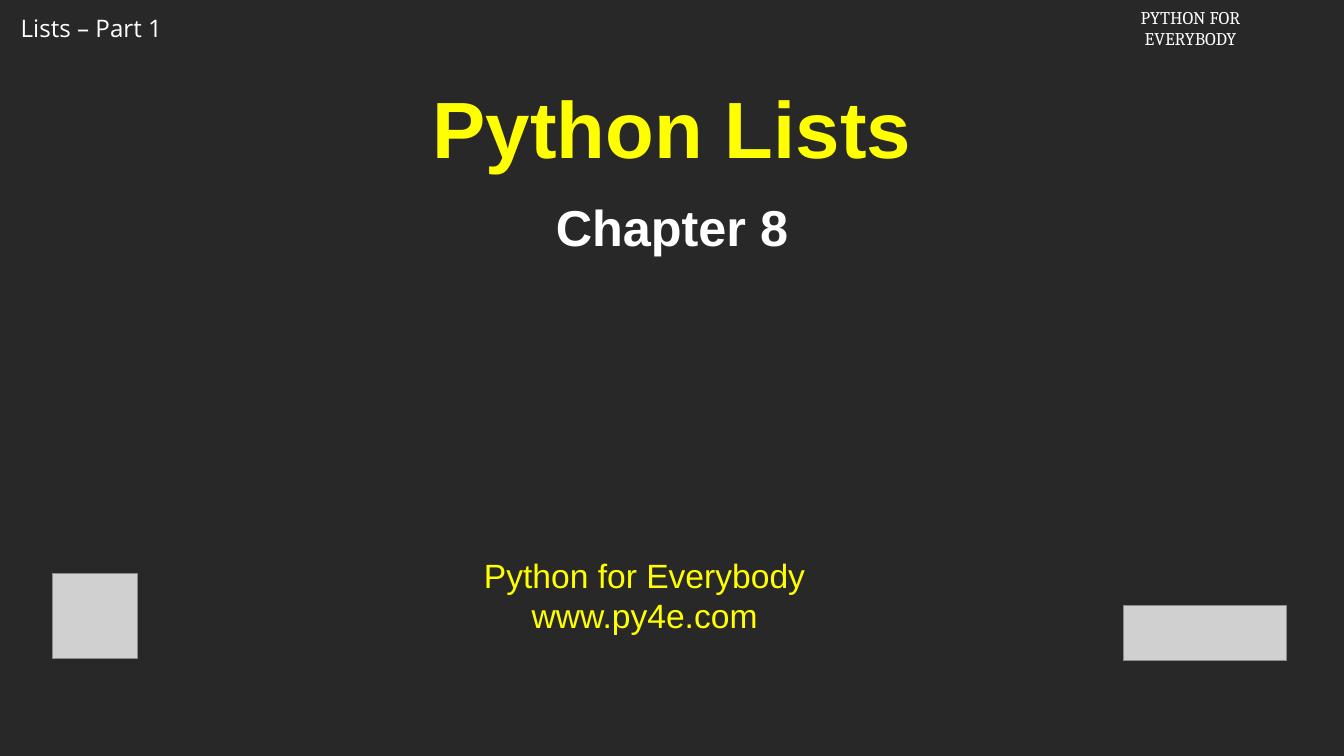
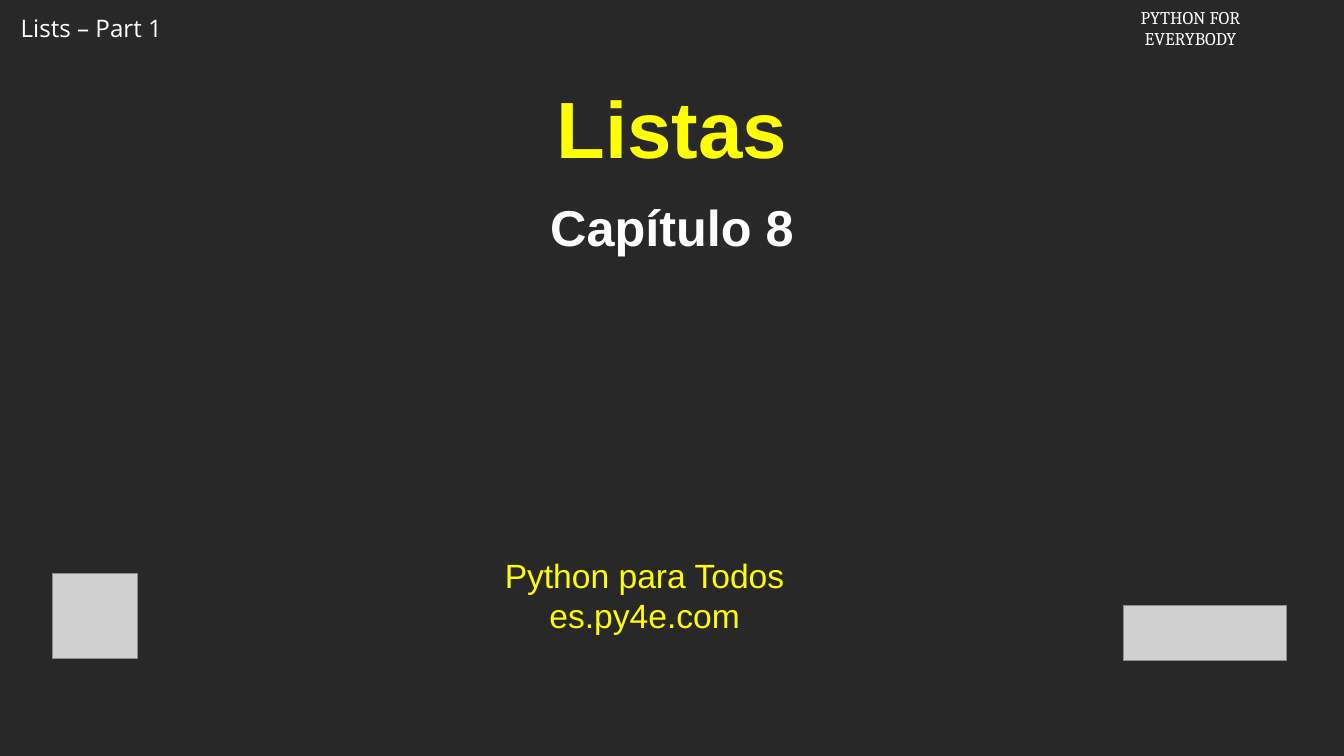
Before and after one commit to csev/py4e, a slide deck: slide 1 of ai/8.1.pptx. Drawn at 1344x756 pixels with LibreOffice and Linux fonts; fonts in the diff are those of the drawing; grey boxes stand for pictures; background and template pictures are left out. Boxes give left, top, right and bottom in pixels: in the first picture for what was removed or moved away, otherwise in the second. Text is boxed around its words. In the diff, an @@ line names an element or a change of style, - is before the commit and + after.

Commit message:
Translate chapter ai/8.1
Translate ai/8.1.pptx to Spanish

```diff
--- a/ai/8.1.pptx
+++ b/ai/8.1.pptx
@@ title at [557, 100, 787, 159]: text changed @@
-Python Lists
+Listas
@@ text at [550, 209, 794, 256]: text changed @@
-Chapter 8
+Capítulo 8
@@ text at [505, 563, 785, 635]: text changed @@
-Python for Everybody
-www.py4e.com
+Python para Todos
+es.py4e.com
```
Also in this commit, not shown: 11 other slides changed.
